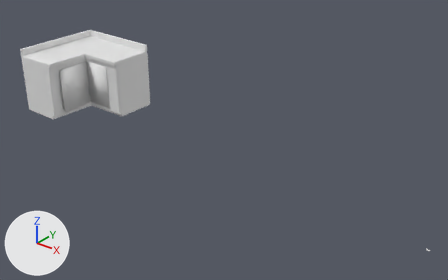
A saved change to the FBX model Assets/Resources/Models/Corner Cupboard/Cupboard_corner.fbx.
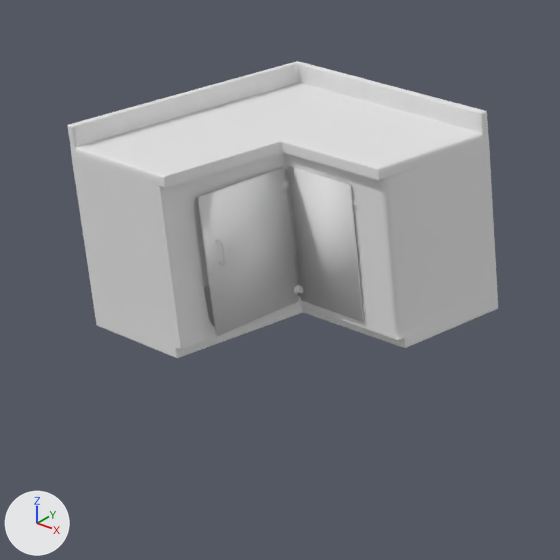
The first picture shows the older version from a camera (50 mm lens) standing at (4.93, -6.58, 4.4) and looking at (-0.36, 0.04, 0.3). The close-ups show both versions on the part from 0% to 38% of the width and 4% to 64% of the height of that picture; other places that the commit changed are outside them. Every picture has the same lights, and +X, +Y and +Z are marked at lower left. Where no turn or scale is listed for an object, it has been applied to the vertices. Vertices at the same position are counted once.

The first close-up shows 'Cabinet 3.003', 'Cabinet corner', 'Door1'.
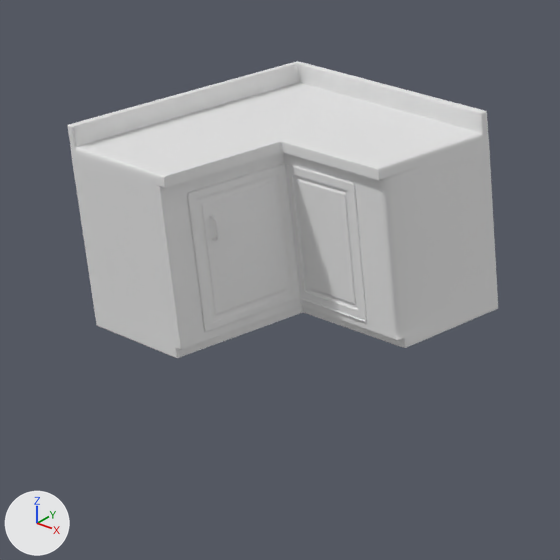
The newer file is also turned or shifted as a whole; pictures and numbers use the older file's frame.

The change, as JSON lines over the scene's bpy script:
```json
{"block": "me_cylinder_015", "where": "# used by ob_cabinet_corner; location = (-3.463, 0.021, 0.611)"}
{"op": "remove", "block": "me_cylinder_015", "code": "me_cylinder_015.from_pydata(...)  # 9206 vertices, 9172 faces; spans x -0.78..0.76, y -0.74..0.81, z -0.6..0.55"}
{"op": "remove", "block": "me_cylinder_015", "code": "me_cylinder_015.materials.append(mat_cabinets)  # white #e7e7e7"}
{"op": "remove", "block": "me_cylinder_015", "code": "me_cylinder_015.materials.append(mat_countertop)  # white #e7e7e7"}
{"op": "add", "block": "me_cylinder_015", "code": "me_cylinder_015.from_pydata(...)  # 14362 vertices, 14324 faces; spans x -0.78..0.76, y -0.74..0.81, z -0.6..0.55"}
{"block": "me_cylinder_015", "change": "me_cylinder_015 part 1: a new loose piece of 1346 vertices spanning x -0.03..0.02, y -0.48..-0.46, z 0.0..0.14"}
{"block": "me_cylinder_015", "change": "me_cylinder_015 part 2: 12 vertices moved within x -0.03..0.48, y -0.54..0.05, z -0.49..0.25; 3810 vertices added at x -0.04..0.52, y -0.59..0.07, z -0.49..0.29"}
{"op": "remove", "block": "ob_cabinet_3_003", "code": ["ob_cabinet_3_003 = bpy.data.objects.new('Cabinet 3.003', me_cylinder_017)", "ob_cabinet_3_003.location = (-3.465, 0.051, 0.818)"]}
{"op": "remove", "block": "ob_door1", "code": ["ob_door1 = bpy.data.objects.new('Door1', me_cylinder_016)", "ob_door1.location = (-2.955, 0.068, 0.824)"]}
```

Changed parts and their boxes (x1, y1, x2, y2) in the close-ups (560 x 560 px):
```json
{"object": "Cabinet 3.003", "change": "deleted", "before": [198, 167, 300, 336], "faces in mat_cabinets (white #e7e7e7)": [198, 167, 299, 336], "faces in mat_hinges_handles (white #e7e7e7)": [215, 180, 300, 294]}
{"object": "Door1", "change": "deleted", "before": [287, 166, 366, 322], "faces in mat_cabinets (white #e7e7e7)": [287, 166, 364, 322]}
{"part": 1, "of": "me_cylinder_015", "change": "added", "after": [209, 215, 219, 241]}
{"part": 2, "of": "me_cylinder_015", "change": "built on", "before": [206, 165, 364, 329], "after": [187, 160, 373, 332]}
```
